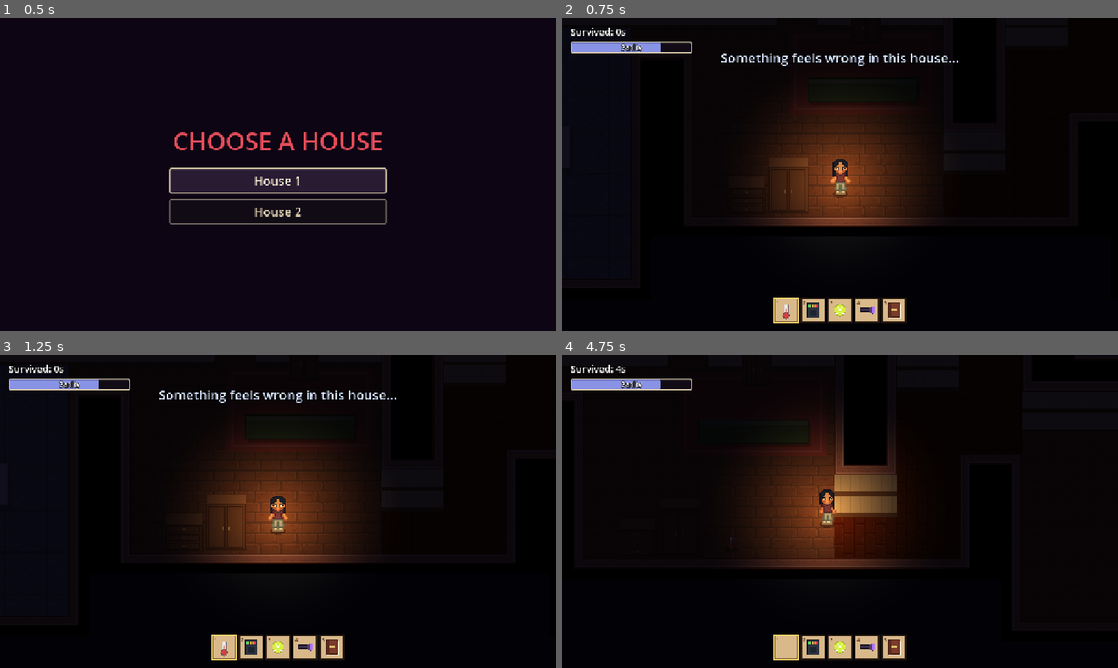
Above: before the commit, frames 1-4 (two rows, left to right).
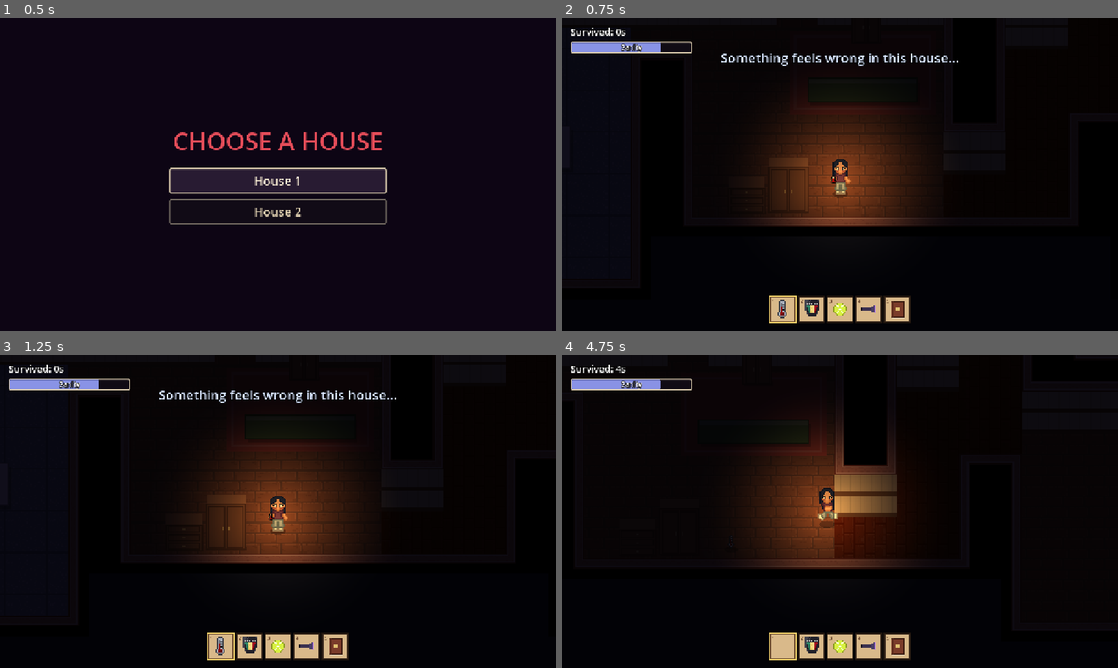
Above: after the commit, the same moments.

Repository: CaraHamilton/ghosthunt
Game: Godot game, scene res://scenes/map_select.tscn
Two runs of this game, one before a commit and one after it. Both use one fixed random seed, a clock stepped at 60 frames per second and the inputs below.
Inputs (mouse positions are in pixels of both pictures, inside the frame that each line leads up to):
- Up to frame 1 (0.5 s): no input
- Up to frame 2 (0.75 s): click "House 1" at 0.5 s
- Up to frame 3 (1.25 s): no input
- Up to frame 4 (4.75 s): tap Enter at 1.25 s; move the mouse to (962, 495) at 1.27 s; hold D (move_right) 1.28-2.03 s; hold Q (drop_item) 1.28-2.03 s; move the mouse to (728, 527) at 2.02 s; hold S (move_down) 2.03-2.78 s; tap E (interact) at 2.1 s; move the mouse to (895, 442) at 2.77 s; hold D (move_right) 2.78-3.53 s; hold Mouse wheel down (next_tool) 2.78-3.53 s; move the mouse to (812, 574) at 3.52 s; hold W (move_up) 3.53-4.28 s; tap Mouse wheel up (prev_tool) at 3.6 s; move the mouse to (1006, 558) at 4.27 s; hold A (move_left) from 4.28 s (still down); hold F (use_tool) from 4.28 s (still down)

Frame 1 is identical in both runs. In frame 2, 1.2% of the frame differs, in the area x 37-63%, y 47-98%; in frame 3, 1.2%; in frame 4, 1.3%, in the area x 30-63%, y 42-98%.

Commit message:
updates thermometer and emf

Diff:
--- a/items/emf_reader.tres
+++ b/items/emf_reader.tres
@@ -1,6 +1,8 @@
 [gd_resource type="Resource" script_class="ItemData" format=3]
 
 [ext_resource type="Script" path="res://scripts/items/item_data.gd" id="1_data"]
+[ext_resource type="Texture2D" uid="uid://f8o0t76ihljl" path="res://art/emf_toolbar.png" id="3_icon"]
+[ext_resource type="Texture2D" uid="uid://ybg11giqbdxe" path="res://art/held/emf.png" id="4_held"]
 [ext_resource type="Script" path="res://scripts/tools/emf_reader.gd" id="2_script"]
 
 [resource]
@@ -8,5 +10,7 @@
 id = &"emf_reader"
 display_name = "EMF Reader"
 description = "Detects electromagnetic fields, 0-5. Spikes near the ghost and things it touched."
+icon = ExtResource("3_icon")
+held_sheet = ExtResource("4_held")
 max_stack = 1
 instance_script = ExtResource("2_script")
--- a/items/thermometer.tres
+++ b/items/thermometer.tres
@@ -1,12 +1,15 @@
-[gd_resource type="Resource" script_class="ItemData" format=3]
+[gd_resource type="Resource" script_class="ItemData" format=3 uid="uid://ds44uhk8ipj1n"]
 
-[ext_resource type="Script" path="res://scripts/items/item_data.gd" id="1_data"]
-[ext_resource type="Script" path="res://scripts/tools/thermometer.gd" id="2_script"]
+[ext_resource type="Script" uid="uid://cr08oxhik4axq" path="res://scripts/items/item_data.gd" id="1_data"]
+[ext_resource type="Texture2D" uid="uid://w3fhbq3hpxwk" path="res://art/thermometer_toolbar.png" id="1_hgv0d"]
+[ext_resource type="Texture2D" uid="uid://sgub838f2wg8" path="res://art/held/thermometer.png" id="3_held"]
+[ext_resource type="Script" uid="uid://daxlop36adwwx" path="res://scripts/tools/thermometer.gd" id="2_script"]
 
 [resource]
 script = ExtResource("1_data")
 id = &"thermometer"
 display_name = "Thermometer"
 description = "Reads the temperature of the room it's in. Leave it somewhere and it keeps measuring."
-max_stack = 1
+icon = ExtResource("1_hgv0d")
+held_sheet = ExtResource("3_held")
 instance_script = ExtResource("2_script")
--- a/scenes/main.tscn
+++ b/scenes/main.tscn
@@ -111,9 +111,9 @@
 anchor_top = 1.0
 anchor_right = 0.5
 anchor_bottom = 1.0
-offset_left = -152.0
-offset_top = -76.0
-offset_right = 152.0
+offset_left = -162.0
+offset_top = -80.0
+offset_right = 162.0
 offset_bottom = -20.0
 grow_horizontal = 2
 grow_vertical = 0
@@ -125,7 +125,7 @@
 layout_mode = 0
 offset_left = -48.0
 offset_top = -60.0
-offset_right = 352.0
+offset_right = 372.0
 offset_bottom = -12.0
 theme_override_colors/font_color = Color(0.75, 0.9, 1, 1)
 theme_override_colors/font_outline_color = Color(0, 0, 0, 1)
--- a/scenes/player.tscn
+++ b/scenes/player.tscn
@@ -65,6 +65,54 @@
 atlas = ExtResource("2_g2els")
 region = Rect2(48, 32, 16, 32)
 
+[sub_resource type="AtlasTexture" id="AtlasTexture_hold_down_0"]
+atlas = ExtResource("2_g2els")
+region = Rect2(0, 96, 16, 32)
+
+[sub_resource type="AtlasTexture" id="AtlasTexture_hold_down_1"]
+atlas = ExtResource("2_g2els")
+region = Rect2(16, 96, 16, 32)
+
+[sub_resource type="AtlasTexture" id="AtlasTexture_hold_down_2"]
+atlas = ExtResource("2_g2els")
+region = Rect2(32, 96, 16, 32)
+
+[sub_resource type="AtlasTexture" id="AtlasTexture_hold_down_3"]
+atlas = ExtResource("2_g2els")
+region = Rect2(48, 96, 16, 32)
+
+[sub_resource type="AtlasTexture" id="AtlasTexture_hold_up_0"]
+atlas = ExtResource("2_g2els")
+region = Rect2(0, 128, 16, 32)
+
+[sub_resource type="AtlasTexture" id="AtlasTexture_hold_up_1"]
+atlas = ExtResource("2_g2els")
+region = Rect2(16, 128, 16, 32)
+
+[sub_resource type="AtlasTexture" id="AtlasTexture_hold_up_2"]
+atlas = ExtResource("2_g2els")
+region = Rect2(32, 128, 16, 32)
+
+[sub_resource type="AtlasTexture" id="AtlasTexture_hold_up_3"]
+atlas = ExtResource("2_g2els")
+region = Rect2(48, 128, 16, 32)
+
+[sub_resource type="AtlasTexture" id="AtlasTexture_hold_side_0"]
+atlas = ExtResource("2_g2els")
+region = Rect2(0, 160, 16, 32)
+
+[sub_resource type="AtlasTexture" id="AtlasTexture_hold_side_1"]
+atlas = ExtResource("2_g2els")
+region = Rect2(16, 160, 16, 32)
+
+[sub_resource type="AtlasTexture" id="AtlasTexture_hold_side_2"]
+atlas = ExtResource("2_g2els")
+region = Rect2(32, 160, 16, 32)
+
+[sub_resource type="AtlasTexture" id="AtlasTexture_hold_side_3"]
+atlas = ExtResource("2_g2els")
+region = Rect2(48, 160, 16, 32)
+
 [sub_resource type="SpriteFrames" id="SpriteFrames_74kp6"]
 animations = [{
 "frames": [{
@@ -116,6 +164,57 @@
 }],
 "loop": 1,
 "name": &"walk_up",
+"speed": 5.0
+}, {
+"frames": [{
+"duration": 1.0,
+"texture": SubResource("AtlasTexture_hold_down_0")
+}, {
+"duration": 1.0,
+"texture": SubResource("AtlasTexture_hold_down_1")
+}, {
+"duration": 1.0,
+"texture": SubResource("AtlasTexture_hold_down_2")
+}, {
+"duration": 1.0,
+"texture": SubResource("AtlasTexture_hold_down_3")
+}],
+"loop": 1,
+"name": &"hold_down",
+"speed": 5.0
+}, {
+"frames": [{
+"duration": 1.0,
+"texture": SubResource("AtlasTexture_hold_up_0")
+}, {
+"duration": 1.0,
+"texture": SubResource("AtlasTexture_hold_up_1")
+}, {
+"duration": 1.0,
+"texture": SubResource("AtlasTexture_hold_up_2")
+}, {
+"duration": 1.0,
+"texture": SubResource("AtlasTexture_hold_up_3")
+}],
+"loop": 1,
+"name": &"hold_up",
+"speed": 5.0
+}, {
+"frames": [{
+"duration": 1.0,
+"texture": SubResource("AtlasTexture_hold_side_0")
+}, {
+"duration": 1.0,
+"texture": SubResource("AtlasTexture_hold_side_1")
+}, {
+"duration": 1.0,
+"texture": SubResource("AtlasTexture_hold_side_2")
+}, {
+"duration": 1.0,
+"texture": SubResource("AtlasTexture_hold_side_3")
+}],
+"loop": 1,
+"name": &"hold_side",
 "speed": 5.0
 }]
 
@@ -151,3 +250,7 @@
 animation = &"walk_side"
 autoplay = "walk_down"
 frame_progress = 0.44922984
+
+[node name="HeldItem" type="Sprite2D" parent="Sprite"]
+hframes = 4
+vframes = 3
--- a/scripts/items/item_data.gd
+++ b/scripts/items/item_data.gd
@@ -13,6 +13,11 @@
 @export_multiline var description := ""
 ## Toolbar/floor icon. If empty, the item's script draws a placeholder.
 @export var icon: Texture2D
+## This item in the player's hand, drawn on top of them while it's selected
+## (they switch to their hold_ animations). Just the item, exported from its
+## own layer: 4 frames of 16x32 per row, rows hold_down, hold_up, hold_side.
+## Empty = the item isn't shown in hand and the player walks normally.
+@export var held_sheet: Texture2D
 ## How many fit in one slot. Tools with their own state should stay at 1.
 @export_range(1, 999) var max_stack := 1
 ## Script (extending ItemInstance) that gives this item its behaviour.
--- a/scripts/player.gd
+++ b/scripts/player.gd
@@ -20,6 +20,8 @@
 const TOOLBAR_SLOTS := 5
 ## How far in front of the player dropped items land (px).
 const DROP_DISTANCE := 10.0
+## The rows of an item's held_sheet, top to bottom.
+const HELD_ROWS: Array[StringName] = [&"hold_down", &"hold_up", &"hold_side"]
 
 @export var walk_speed := 70.0
 
@@ -60,10 +62,15 @@
 
 
 @onready var sprite: AnimatedSprite2D = $Sprite
+## The selected item drawn in the player's hand, on top of the sprite.
+@onready var held_item: Sprite2D = $Sprite/HeldItem
 
 
 func _ready() -> void:
 	sanity = minf(start_sanity, max_sanity)
+	inventory.changed.connect(_update_held_item)
+	sprite.frame_changed.connect(_sync_held_item)
+	sprite.animation_changed.connect(_sync_held_item)
 	_update_animation(false)
 
 
@@ -248,25 +255,54 @@
 # --- Art ------------------------------------------------------------------------
 
 ## Plays walk_down / walk_up / walk_side for the way the player faces (the
-## side art faces left, so it's mirrored for facing right). Standing still
-## holds the first frame.
+## side art faces left, so it's mirrored for facing right). While the
+## selected item has a held_sheet it plays hold_down / hold_up / hold_side
+## instead, with that item drawn on top. Standing still holds the first frame.
 func _update_animation(moving: bool) -> void:
+	var prefix := "hold_" if _held_sheet() else "walk_"
 	var anim: StringName
 	if absf(facing.x) > absf(facing.y):
-		anim = &"walk_side"
+		anim = StringName(prefix + "side")
 		sprite.flip_h = facing.x > 0.0
 	else:
-		anim = &"walk_down" if facing.y > 0.0 else &"walk_up"
+		anim = StringName(prefix + ("down" if facing.y > 0.0 else "up"))
 		sprite.flip_h = false
+	held_item.flip_h = sprite.flip_h
 	if not sprite.sprite_frames.has_animation(anim):
 		return
 	if moving:
 		if sprite.animation != anim or not sprite.is_playing():
+			# Keep the step the legs are on when picking up/putting away an item.
+			var frame := sprite.frame
+			var progress := sprite.frame_progress
 			sprite.play(anim)
+			sprite.set_frame_and_progress(frame, progress)
 	else:
 		sprite.animation = anim
 		sprite.stop()
 		sprite.frame = 0
+
+
+## The selected item's held_sheet, or null if it has none (or the slot is empty).
+func _held_sheet() -> Texture2D:
+	var item := selected_item
+	return item.data.held_sheet if item else null
+
+
+## Called when the selected item changes: shows the new one in hand (or none).
+func _update_held_item() -> void:
+	held_item.texture = _held_sheet()
+	_update_animation(sprite.is_playing())
+	_sync_held_item()
+
+
+## Shows the held item's frame that matches the player's current frame. Its
+## sheet has a row per hold animation, in HELD_ROWS order.
+func _sync_held_item() -> void:
+	var row := HELD_ROWS.find(sprite.animation)
+	held_item.visible = held_item.texture != null and row != -1
+	if held_item.visible:
+		held_item.frame = row * held_item.hframes + sprite.frame
 
 
 ## Shadow on the floor under the player (the sprite draws on top).
--- a/scripts/toolbar.gd
+++ b/scripts/toolbar.gd
@@ -4,7 +4,7 @@
 ## the active item's readout (e.g. the thermometer's temperature) above it
 ## while in use. Stacks show their count in the corner.
 
-const SLOT_SIZE := 56.0
+const SLOT_SIZE := 60.0  # icons get SLOT_SIZE - 12 = 48px: 16px art at 3x, like the world
 const SLOT_GAP := 6.0
 
 var player: Player:
--- a/scripts/tools/emf_reader.gd
+++ b/scripts/tools/emf_reader.gd
@@ -86,6 +86,9 @@
 
 
 func draw_icon(canvas: CanvasItem, rect: Rect2) -> void:
+	if data.icon:
+		super(canvas, rect)
+		return
 	var body := Rect2(rect.position + rect.size * Vector2(0.2, 0.1), rect.size * Vector2(0.6, 0.8))
 	canvas.draw_rect(body, Color("2e3440"))
 	canvas.draw_rect(body, Color("101418"), false, 2.0)
--- a/scripts/tools/uv_light.gd
+++ b/scripts/tools/uv_light.gd
@@ -69,6 +69,9 @@
 
 
 func draw_icon(canvas: CanvasItem, rect: Rect2) -> void:
+	if data.icon:
+		super(canvas, rect)
+		return
 	var c := rect.get_center()
 	var body := Rect2(c.x - rect.size.x * 0.32, c.y - 4, rect.size.x * 0.45, 8)
 	canvas.draw_rect(body, Color("3a3050"))
Binary file added: art/emf_toolbar.aseprite
Binary file added: art/emf_toolbar.png
Not shown, added: art/emf_toolbar.png.import
Binary file added: art/held/emf.png
Not shown, added: art/held/emf.png.import
Binary file added: art/held/thermometer.png
Not shown, added: art/held/thermometer.png.import
Binary file changed: art/player_demo.aseprite
Binary file changed: art/player_demo.png
Binary file added: art/thermometer_toolbar.aseprite
Binary file added: art/thermometer_toolbar.png
Not shown, added: art/thermometer_toolbar.png.import
